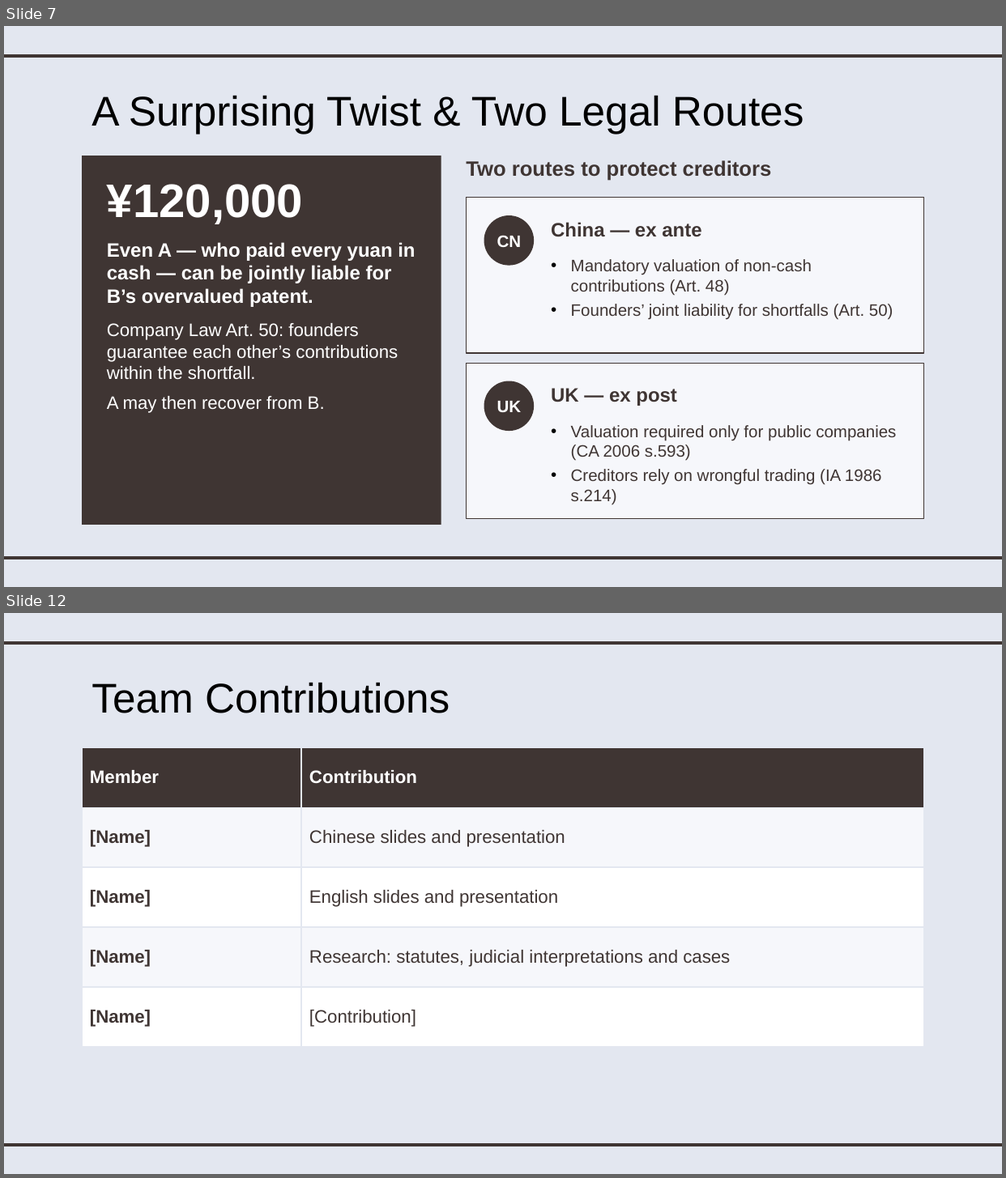
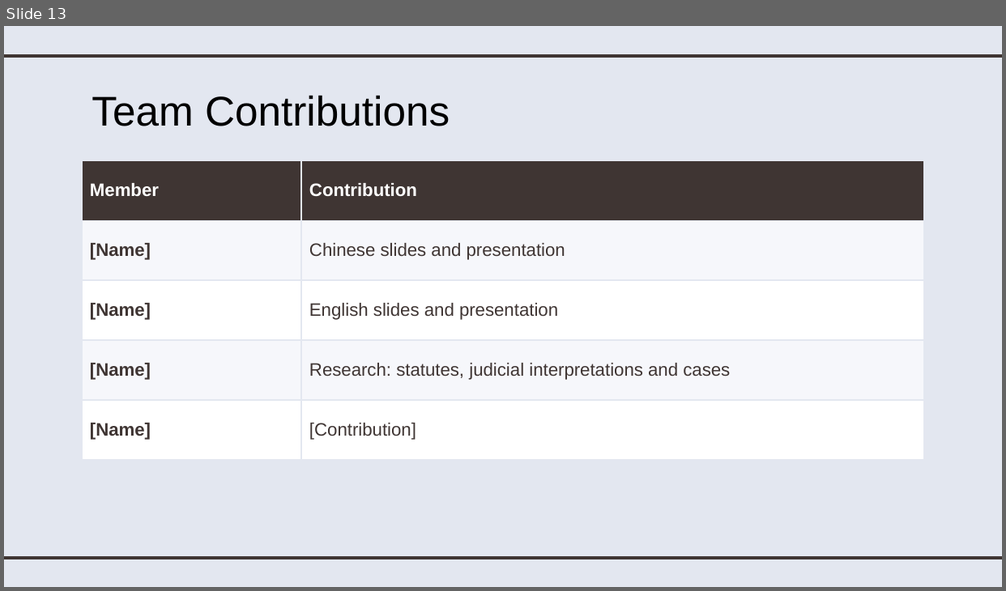
Before and after one commit to joycelynqxq-lab/my-project, a slide deck: 英文部分_English_Part.pptx. Shown one above the other, each under a label of ours: slides 7 and 12 before the commit, slide 13 after it; the slides between them are not shown. The pictures are 1006x1178 and 1006x591 pixels, drawn with LibreOffice and Linux fonts; fonts in the diff are those of the drawing. Boxes give left, top, right and bottom in pixels: in the first picture for what was removed or moved away, otherwise in the second. Text is boxed around its words. In the diff, an @@ line names an element or a change of style, - is before the commit and + after.

```diff
--- a/英文部分_English_Part.pptx
+++ b/英文部分_English_Part.pptx
@@ slide 7 removed at bbox=[4, 26, 1002, 587], background #E3E7F0; not listed: 2 template elements that a slide beside it also shows @@
@@ title removed at bbox=[91, 95, 804, 134] @@
-A Surprising Twist & Two Legal Routes
@@ rectangle removed at bbox=[82, 156, 441, 525] @@
@@ text removed at bbox=[466, 160, 772, 181] @@
-Two routes to protect creditors
@@ text removed at bbox=[107, 184, 303, 224] @@
-¥120,000
@@ rectangle removed at bbox=[466, 198, 924, 353] @@
@@ ellipse removed at bbox=[484, 216, 534, 266] @@
@@ text removed at bbox=[107, 242, 415, 413] @@
-Even A — who paid every yuan in cash — can be jointly liable for B’s overvalued patent.
-Company Law Art. 50: founders guarantee each other’s contributions within the shortfall.
-A may then recover from B.
@@ text removed at bbox=[497, 235, 522, 247] @@
-CN
@@ text removed at bbox=[551, 222, 701, 237] @@
-China — ex ante
@@ text removed at bbox=[571, 259, 893, 320] @@
-• Mandatory valuation of non-cash contributions (Art. 48)
-• Founders’ joint liability for shortfalls (Art. 50)
@@ rectangle removed at bbox=[466, 363, 924, 519] @@
@@ ellipse removed at bbox=[484, 382, 534, 431] @@
@@ text removed at bbox=[551, 388, 677, 406] @@
-UK — ex post
@@ text removed at bbox=[497, 401, 522, 412] @@
-UK
@@ text removed at bbox=[571, 425, 896, 506] @@
-• Valuation required only for public companies (CA 2006 s.593)
-• Creditors rely on wrongful trading (IA 1986 s.214)
@@ what was slide 12 is now slide 13 @@
```
Also in this commit, not shown: 3 slides changed, 10 slides added, 8 other slides removed, 1 other file.
